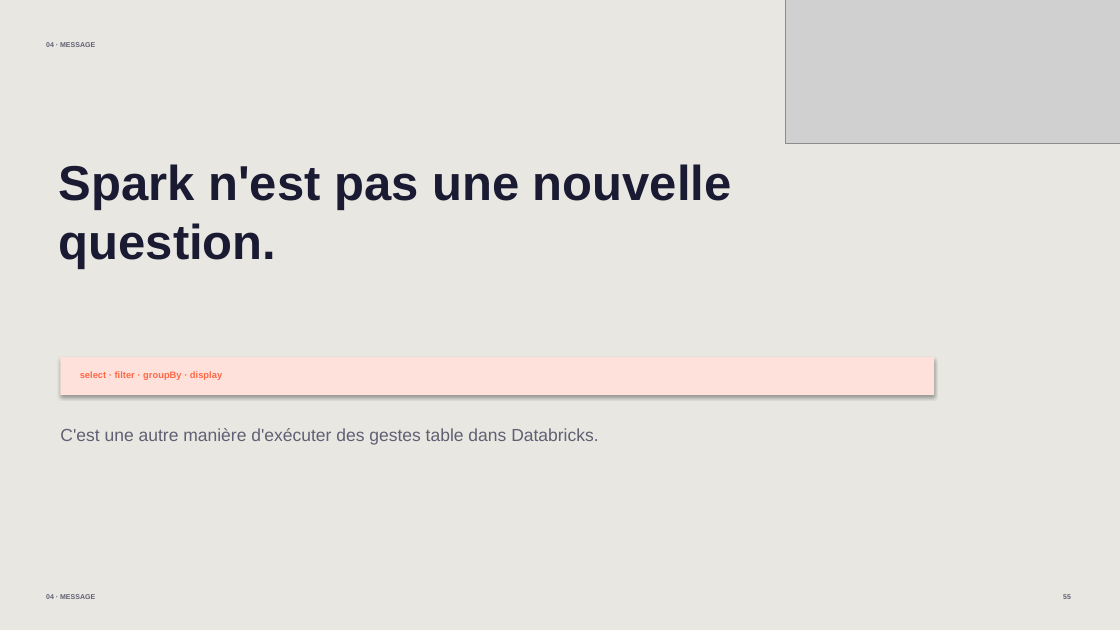
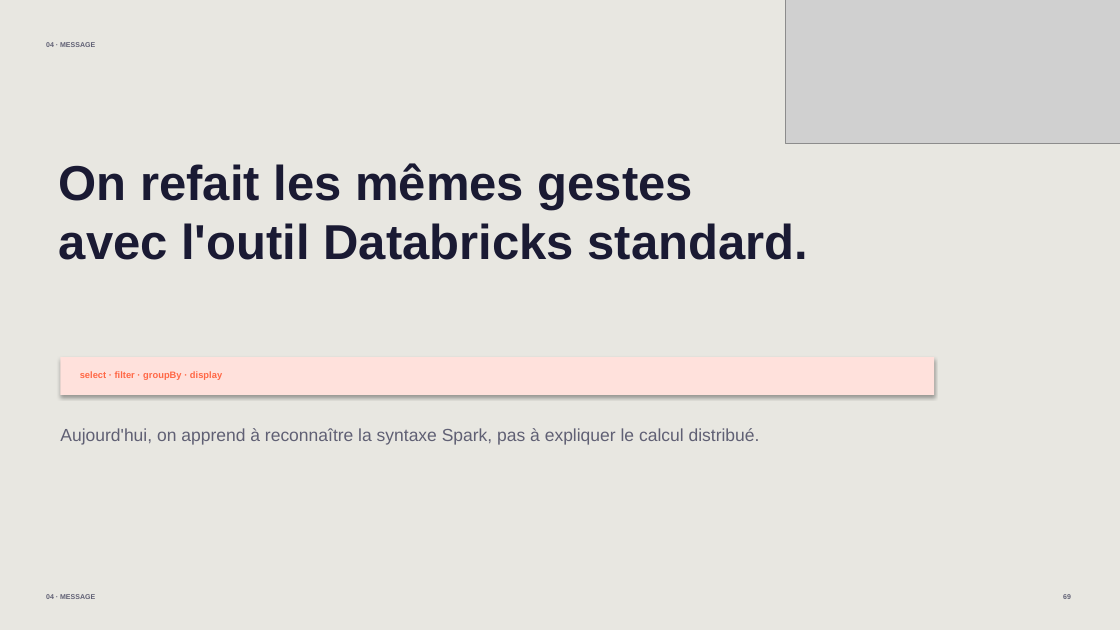
Before and after one commit to ssime-git/tracks_ds_allianz, a slide deck: slide 69 of slides/week1_python_fundamentals_databricks.pptx (slide 55 before the commit). Drawn at 1120x630 pixels with LibreOffice and Linux fonts; fonts in the diff are those of the drawing; grey boxes stand for pictures. Boxes give left, top, right and bottom in pixels: in the first picture for what was removed or moved away, otherwise in the second. Text is boxed around its words. In the diff, an @@ line names an element or a change of style, - is before the commit and + after.

```diff
--- a/slides/week1_python_fundamentals_databricks.pptx
+++ b/slides/week1_python_fundamentals_databricks.pptx
@@ text at (59, 163, 807, 260): text changed @@
-Spark n'est pas une nouvelle question.
+On refait les mêmes gestes
+avec l'outil Databricks standard.
@@ text at (60, 428, 760, 445): text changed @@
-C'est une autre manière d'exécuter des gestes table dans Databricks.
+Aujourd'hui, on apprend à reconnaître la syntaxe Spark, pas à expliquer le calcul distribué.
```
Also in this commit, not shown: 73 other slides changed, 19 slides added, 11 other files.
